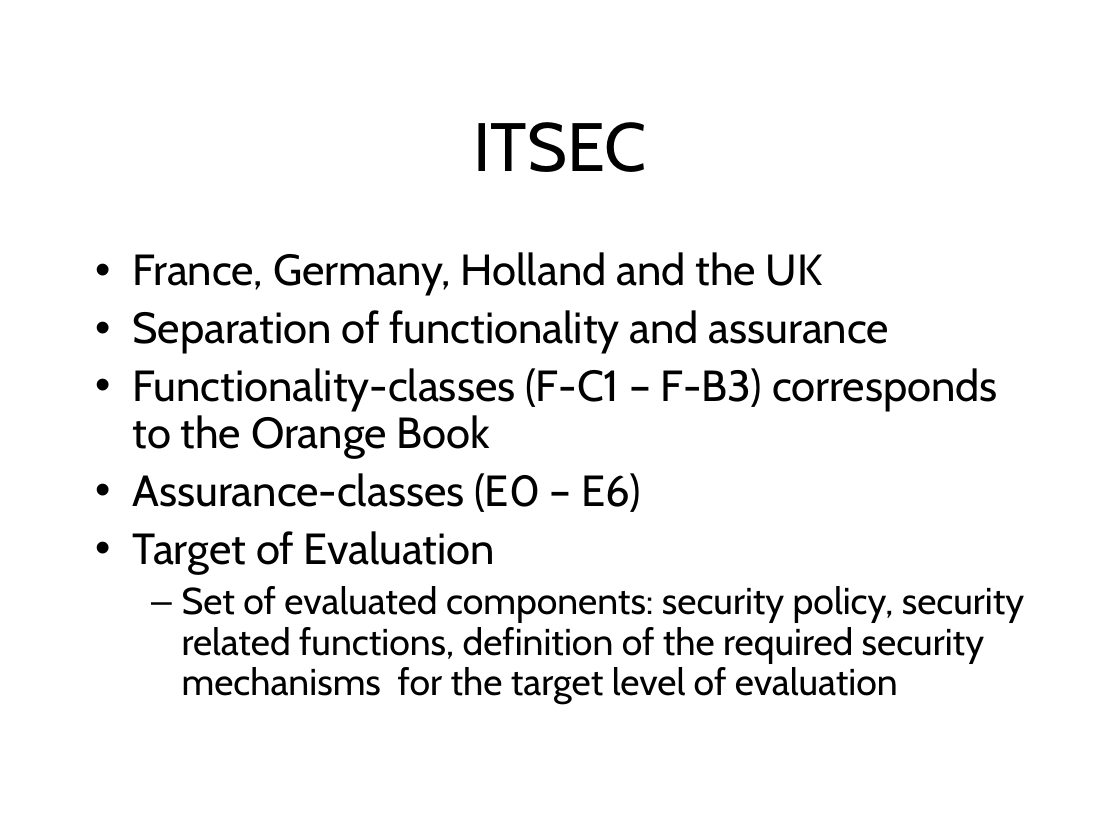
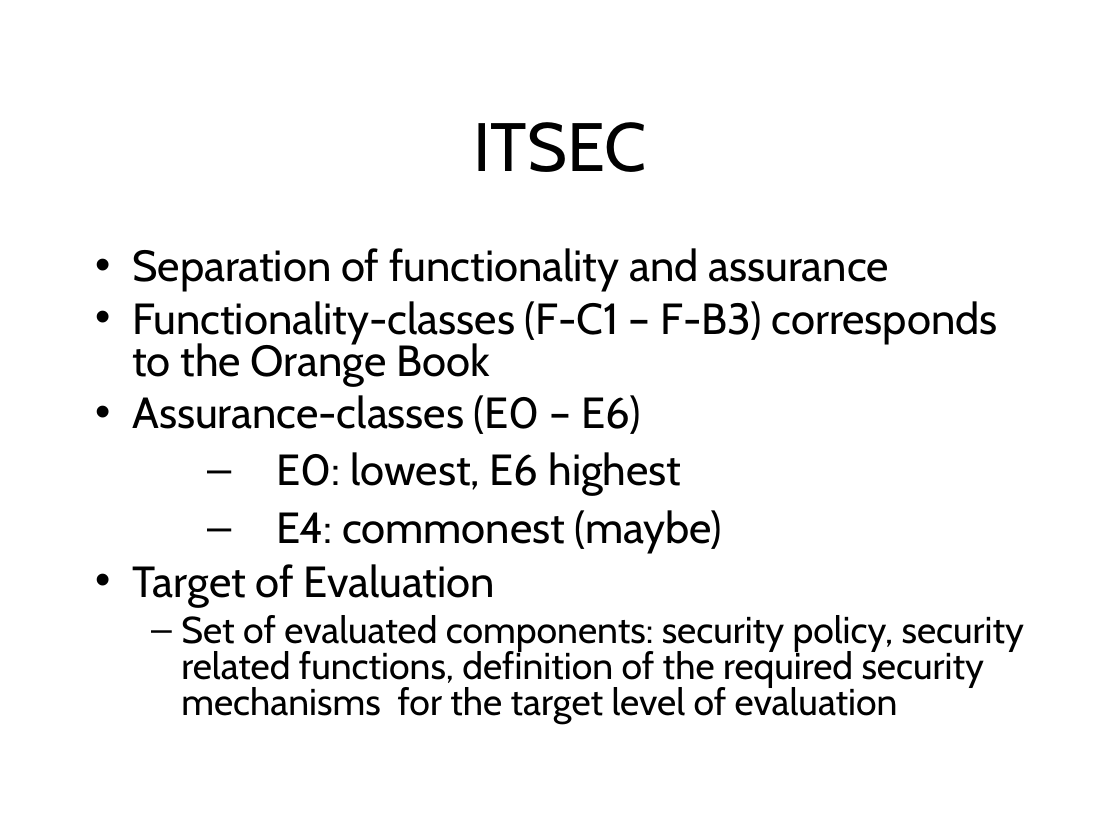
Before and after one commit to sftcd/cs7053, a slide deck: slide 28 of 2016lectures/02-concepts.ppt (slide 27 before the commit). Drawn at 1120x840 pixels with LibreOffice and Linux fonts; fonts in the diff are those of the drawing. Boxes give left, top, right and bottom in pixels: in the first picture for what was removed or moved away, otherwise in the second. Text is boxed around its words. In the diff, an @@ line names an element or a change of style, - is before the commit and + after.

```diff
--- a/2016lectures/02-concepts.ppt
+++ b/2016lectures/02-concepts.ppt
@@ text at [132, 248, 1024, 723]: indent changed; line spacing 0.9 to 0.8 @@
@@ text at [133, 252, 823, 296]: paragraph removed @@
-• France, Germany, Holland and the UK
@@ text at [277, 452, 722, 554]: paragraphs added @@
+  – E0: lowest, E6 highest
+  – E4: commonest (maybe)
```
Also in this commit, not shown: 42 other slides changed, 4 slides added, 5 other files.
